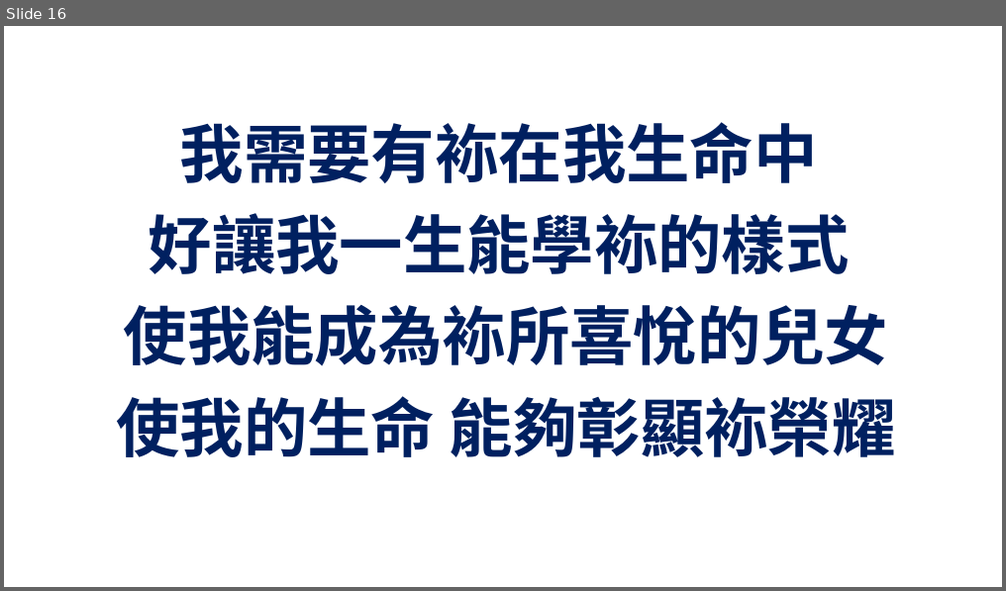
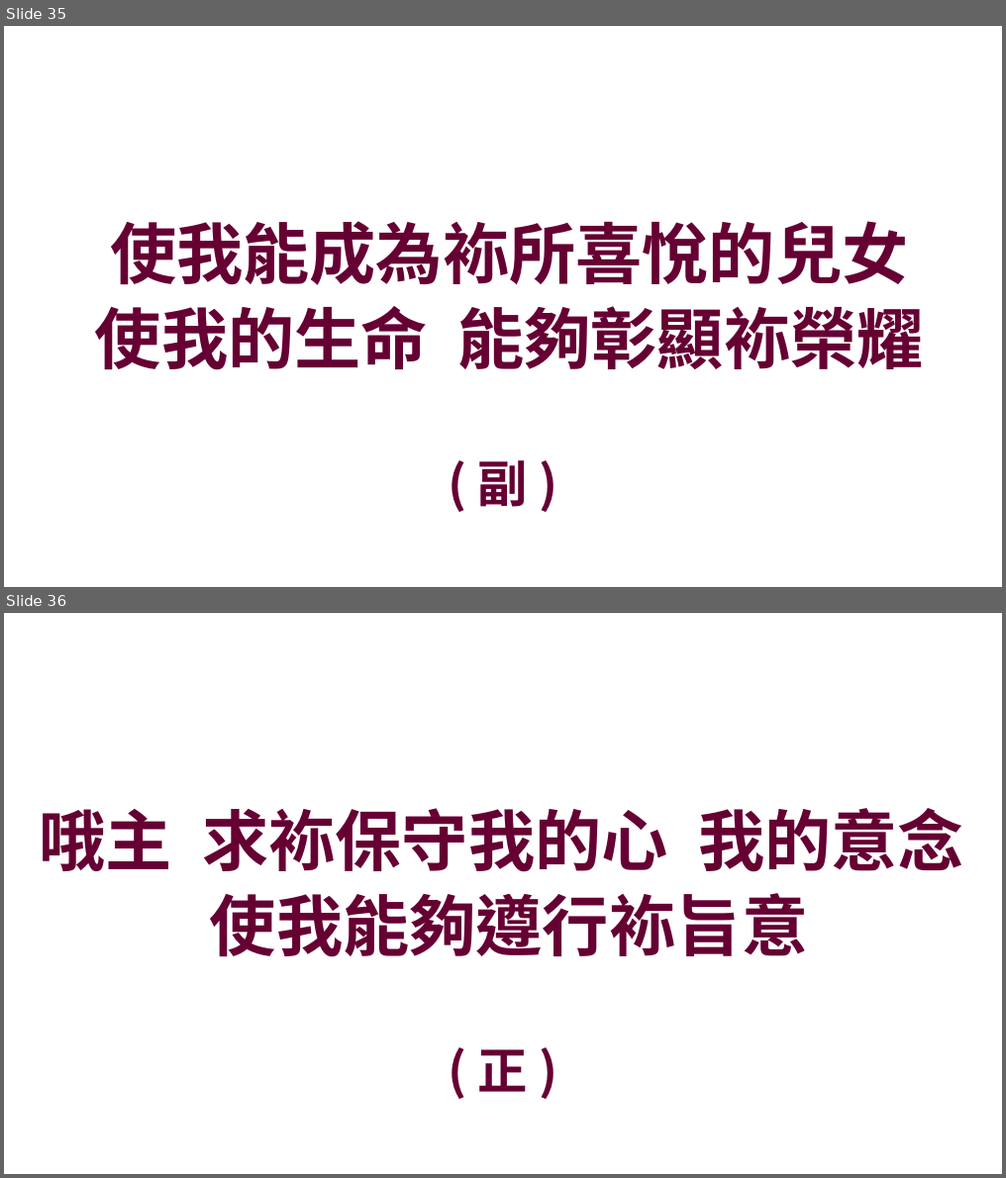
Before and after one commit to batisuoc/prayermeeting, a slide deck: 2021/11月/11-11.pptx. Shown one above the other, each under a label of ours: slide 16 before the commit, slides 35 and 36 after it. The pictures are 1006x591 and 1006x1178 pixels, drawn with LibreOffice and Linux fonts; fonts in the diff are those of the drawing; background and template pictures are left out. Boxes give left, top, right and bottom in pixels: in the first picture for what was removed or moved away, otherwise in the second. Text is boxed around its words. In the diff, an @@ line names an element or a change of style, - is before the commit and + after.

```diff
--- a/2021/11月/11-11.pptx
+++ b/2021/11月/11-11.pptx
@@ slide 36 added at (x1=4, y1=613, x2=1002, y2=1174), background picture (left out) @@
@@ text added at (x1=39, y1=808, x2=964, y2=958), 48 pt, text #660033, bold @@
+哦主 求袮保守我的心 我的意念
+使我能夠遵行袮旨意
@@ text added at (x1=478, y1=1050, x2=528, y2=1092), 36 pt, text #660033, bold @@
+( 正 )
@@ what was slide 16 is now slide 35 @@
@@ slide 35 changed as well @@
@@ text at (x1=149, y1=122, x2=849, y2=274): paragraphs removed @@
-我需要有袮在我生命中
-好讓我一生能學袮的樣式
@@ text "使我能成為袮所喜悅的兒女" moved from (x1=117, y1=122, x2=896, y2=458) to (x1=95, y1=221, x2=923, y2=371) @@
@@ text "使我能成為袮所喜悅的兒女" at (x1=95, y1=221, x2=923, y2=371): size 46 to 48 pt, font Noto Sans CJK TC to Noto Sans CJK SC, text colour #002060 to #660033; indent changed; less space between paragraphs; vertical alignment top to middle @@
@@ text added at (x1=478, y1=461, x2=528, y2=507), 36 pt, text #660033, bold @@
+( 副 )
```
Also in this commit, not shown: 19 other slides changed, 22 other slides added.
